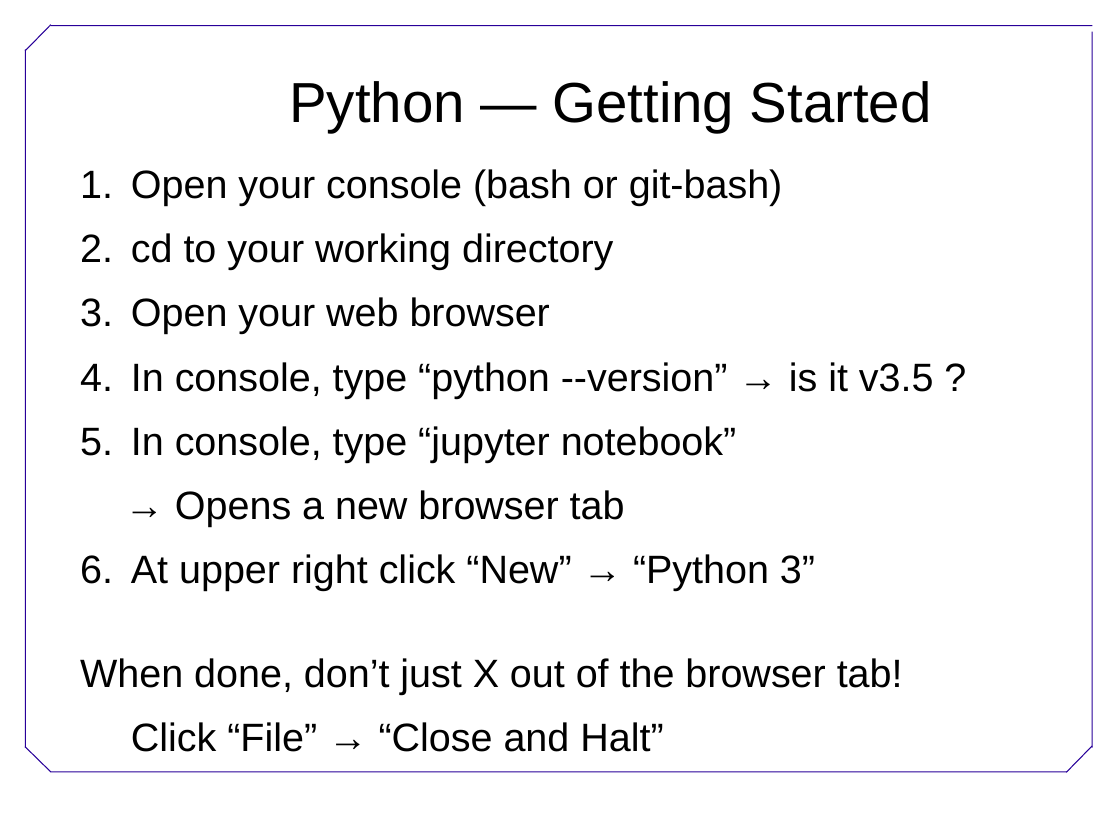
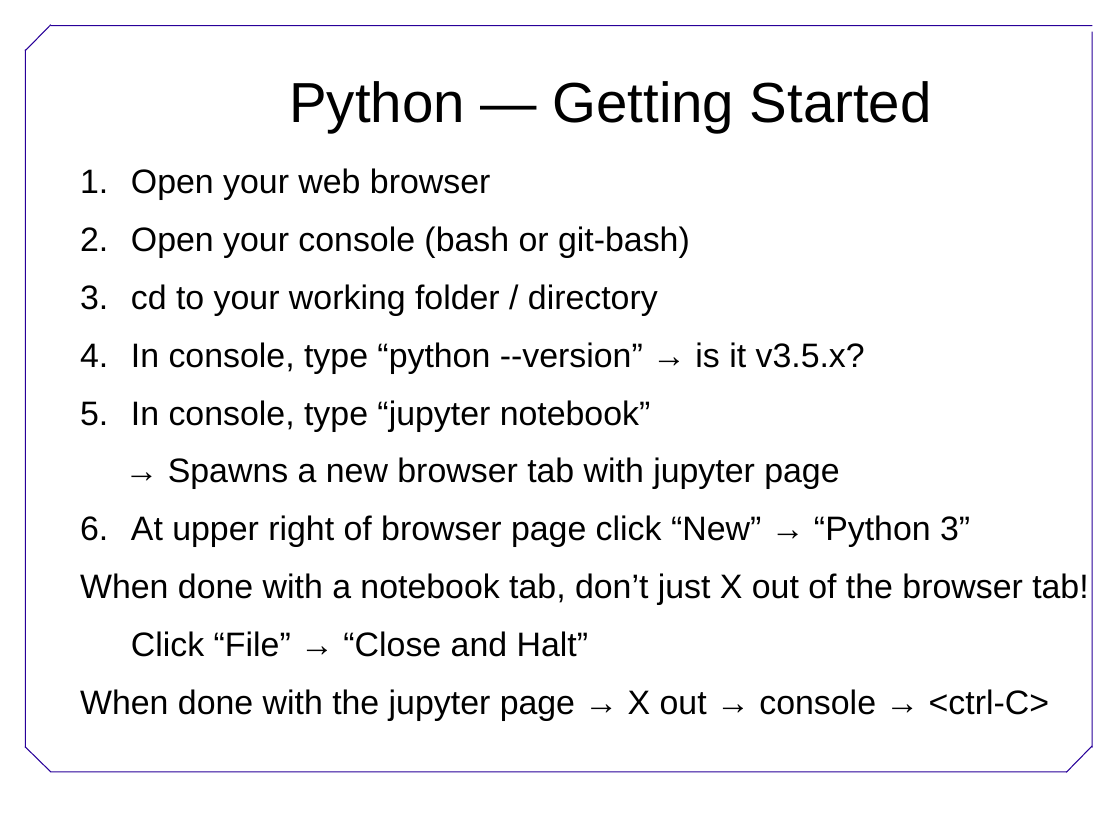
Before and after one commit to megarcia/SWC_Python, a slide deck: slide 7 of SWC_Python_Intro.pptx. Drawn at 1120x840 pixels with LibreOffice and Linux fonts; fonts in the diff are those of the drawing; background and template pictures are left out. Boxes give left, top, right and bottom in pixels: in the first picture for what was removed or moved away, otherwise in the second. Text is boxed around its words. In the diff, an @@ line names an element or a change of style, - is before the commit and + after.

```diff
--- a/SWC_Python_Intro.pptx
+++ b/SWC_Python_Intro.pptx
@@ text at [131,168,490,200]: paragraph added @@
+1. Open your web browser
@@ text at [131,226,690,657]: size 28 to 24 pt in "Open your console (bash or git-bash)", "In console, type “jupyter notebook”", "Click “File” → “Close and Halt”" @@
@@ text at [131,284,865,373]: text changed; size 28 to 24 pt @@
-2. cd to your working directory
-3. Open your web browser
-4. In console, type “python --version” → is it v3.5 ?
+3. cd to your working folder / directory
+4. In console, type “python --version” → is it v3.5.x?
@@ text at [80,457,1088,605]: text changed; size 28 to 24 pt @@
-  → Opens a new browser tab
-6. At upper right click “New” → “Python 3”
-When done, don’t just X out of the browser tab!
+  → Spawns a new browser tab with jupyter page
+6. At upper right of browser page click “New” → “Python 3”
+When done with a notebook tab, don’t just X out of the browser tab!
@@ text at [80,689,1049,721]: paragraph added @@
+When done with the jupyter page → X out → console → <ctrl-C>
```
Also in this commit, not shown: 6 other slides changed.
